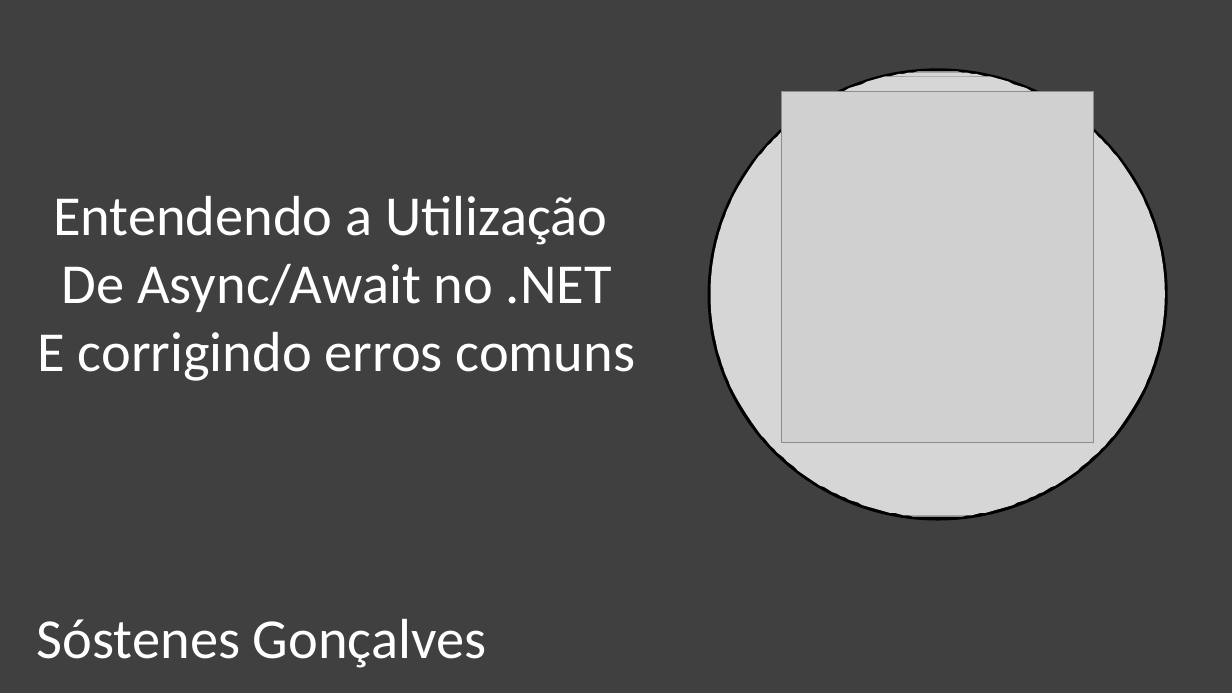
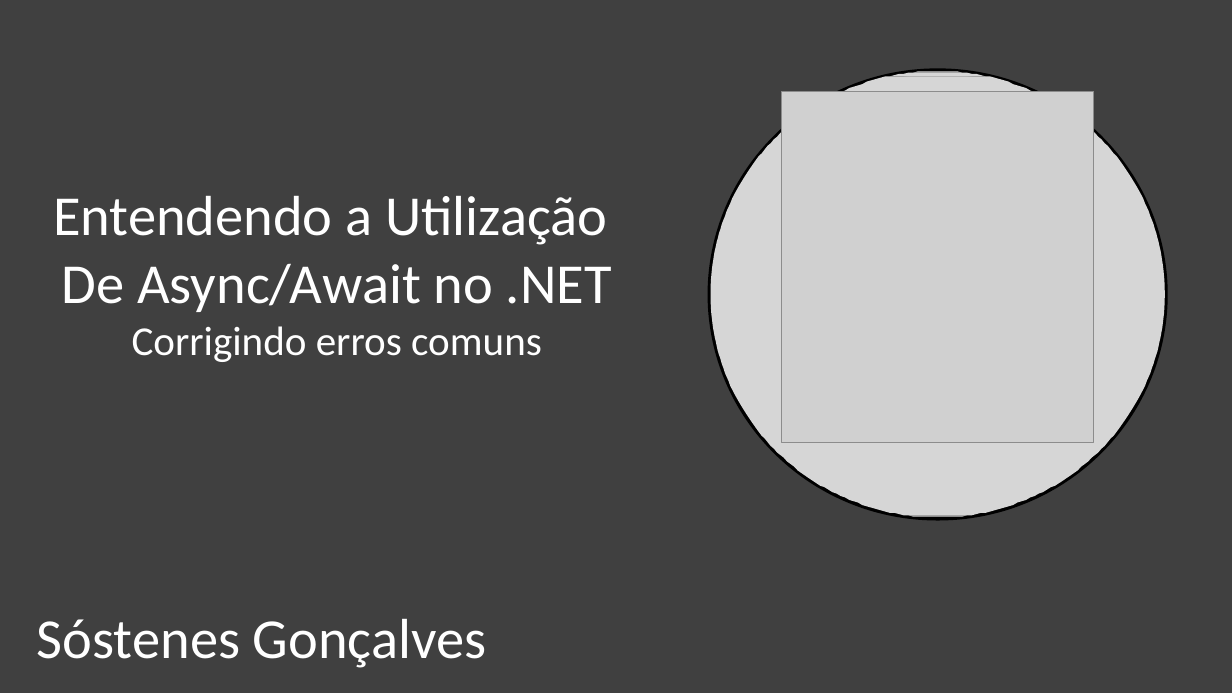
Before and after one commit to sostenes198/Inspiration-Squadra, a slide deck: slide 1 of Apresentacao-Squadra/Apresentacao-Async-Await.pptx. Drawn at 1232x693 pixels with LibreOffice and Linux fonts; fonts in the diff are those of the drawing; grey boxes stand for pictures. Boxes give left, top, right and bottom in pixels: in the first picture for what was removed or moved away, otherwise in the second. Text is boxed around its words. In the diff, an @@ line names an element or a change of style, - is before the commit and + after.

```diff
--- a/Apresentacao-Squadra/Apresentacao-Async-Await.pptx
+++ b/Apresentacao-Squadra/Apresentacao-Async-Await.pptx
@@ text "Entendendo a Utilização": place and size @@
-text "Entendendo a Utilização" at [38, 196, 636, 381]
+text "Entendendo a Utilização" at [53, 196, 612, 362]
@@ text at [132, 326, 542, 362]: text changed; size 44 to 32 pt @@
-E corrigindo erros comuns
+Corrigindo erros comuns
```
Also in this commit, not shown: 9 other slides changed.
